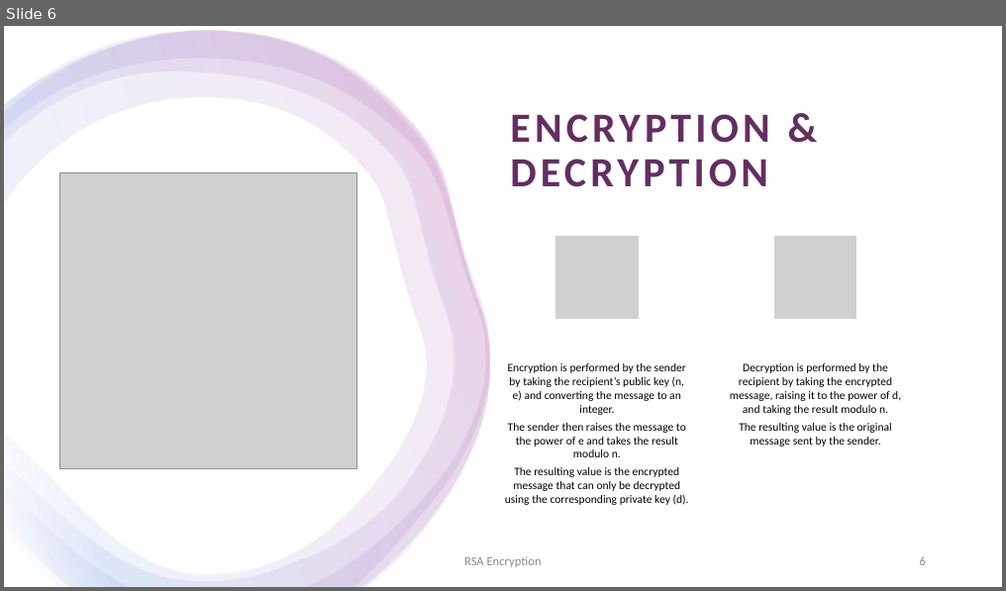
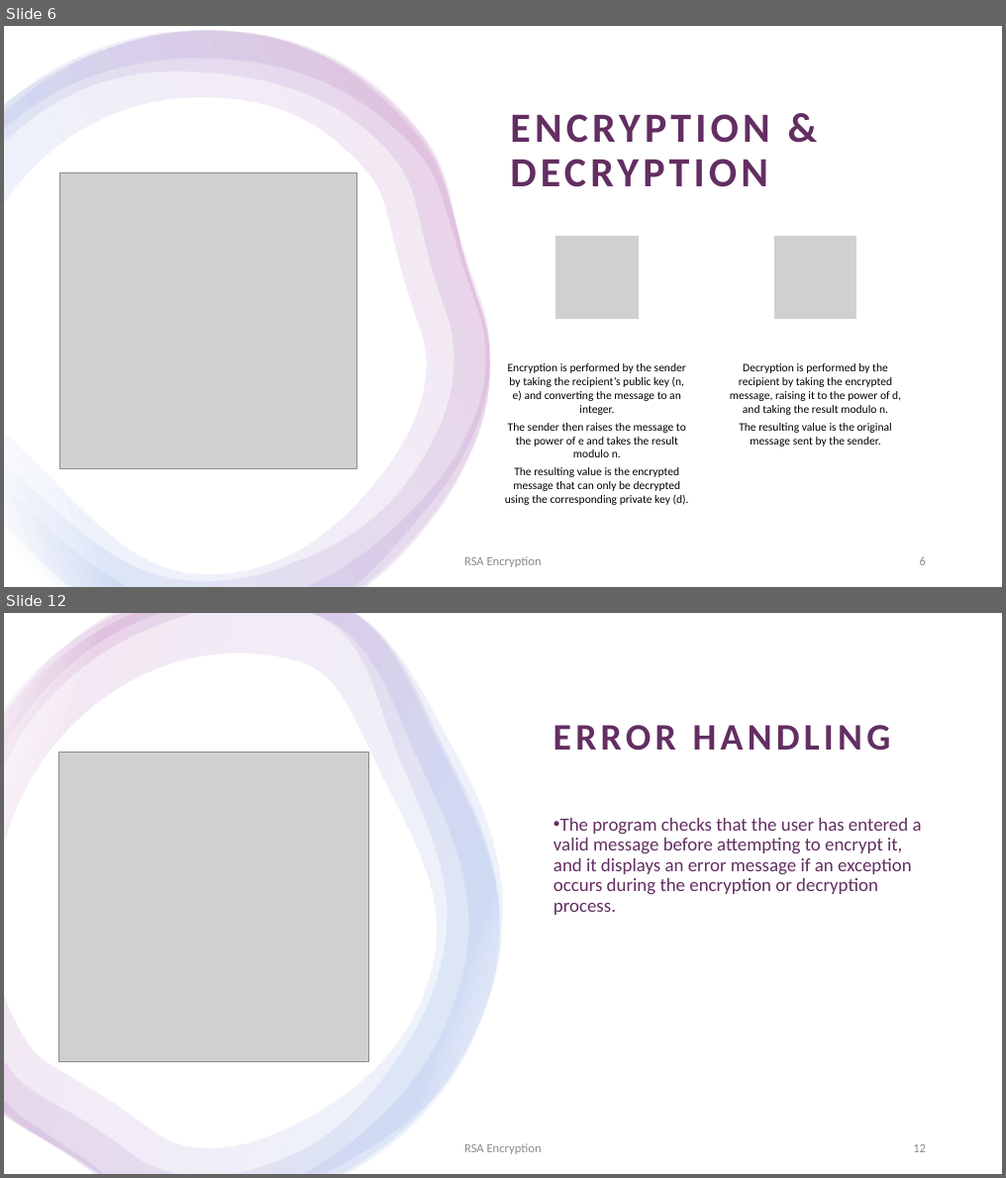
Before and after one commit to tpmcaloon/University, a slide deck: SecurityAndEncryption/RSAEncryptionPresentation.pptx. Shown one above the other, each under a label of ours: slide 6 before the commit, slides 6 and 12 after it; the slides between them are not shown. The pictures are 1006x591 and 1006x1178 pixels, drawn with LibreOffice and Linux fonts; fonts in the diff are those of the drawing; grey boxes stand for pictures. Boxes give left, top, right and bottom in pixels: in the first picture for what was removed or moved away, otherwise in the second. Text is boxed around its words. In the diff, an @@ line names an element or a change of style, - is before the commit and + after.

Commit message:
Security & Encryption Presentation and Assignment

```diff
--- a/SecurityAndEncryption/RSAEncryptionPresentation.pptx
+++ b/SecurityAndEncryption/RSAEncryptionPresentation.pptx
@@ slide 12 added at [4,613,1002,1174], background #FFFFFF; not listed: 1 template element that a slide beside it also shows @@
@@ rectangle added at [4,613,1002,1174], fill #FFFFFF @@
@@ freeform shape added at [4,613,500,1174], fill gradient #FFFFFF to #5982DB to #92278F @@
@@ freeform shape added at [4,613,503,1174], fill gradient #FFFFFF to #5982DB to #92278F @@
@@ freeform shape added at [4,613,500,1174], fill gradient #FFFFFF to #5982DB to #92278F @@
@@ title added at [553,725,891,751], 36 pt, text #632E62, bold @@
+ERROR HANDLING
@@ picture added at [59,753,369,1062] @@
@@ text added at [553,818,922,915], 18 pt, text #632E62 @@
+• The program checks that the user has entered a valid message before attempting to encrypt it, and it displays an error message if an exception occurs during the encryption or decryption process.
@@ text added at [464,1144,542,1155], 12 pt, text #8C8C8C @@
+RSA Encryption
@@ page number added at [913,1145,926,1153], 12 pt, text #8C8C8C @@
+12
```
Also in this commit, not shown: 2 slides changed, 10 other slides added, 5 slides removed, 2 other files.
